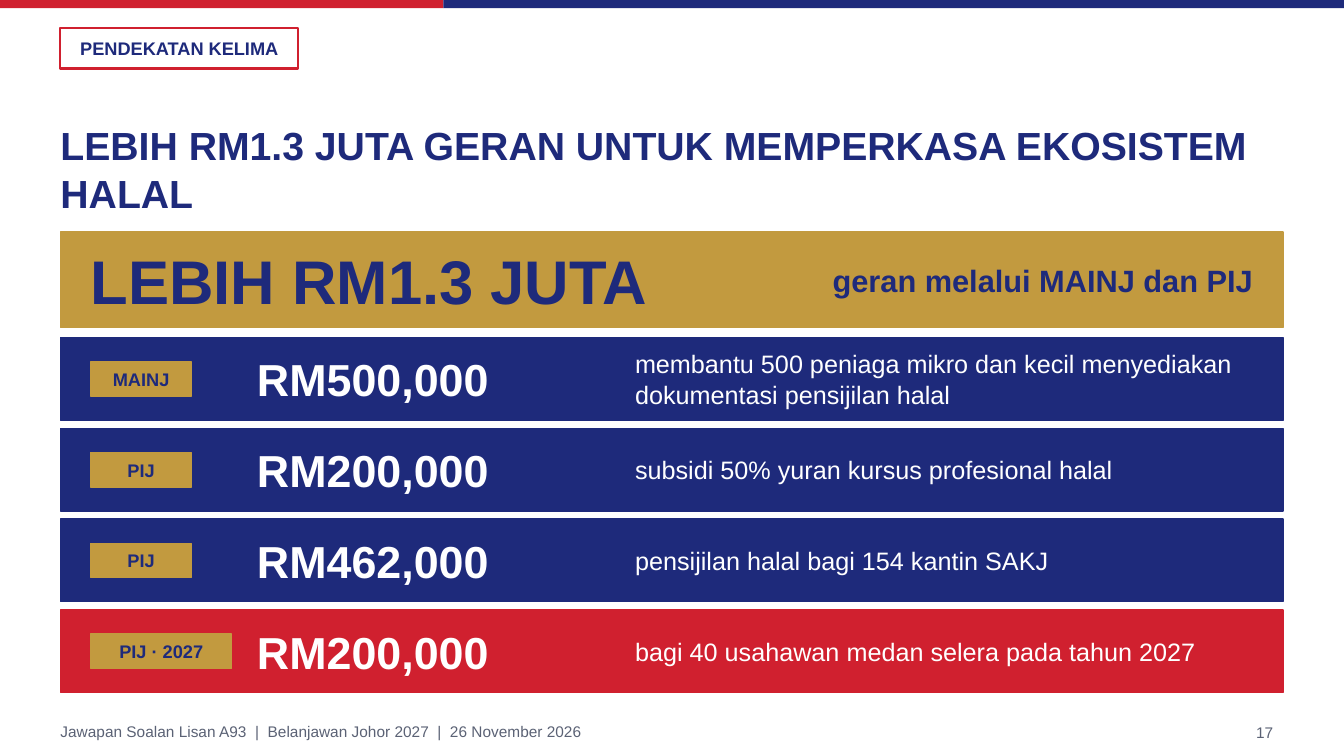
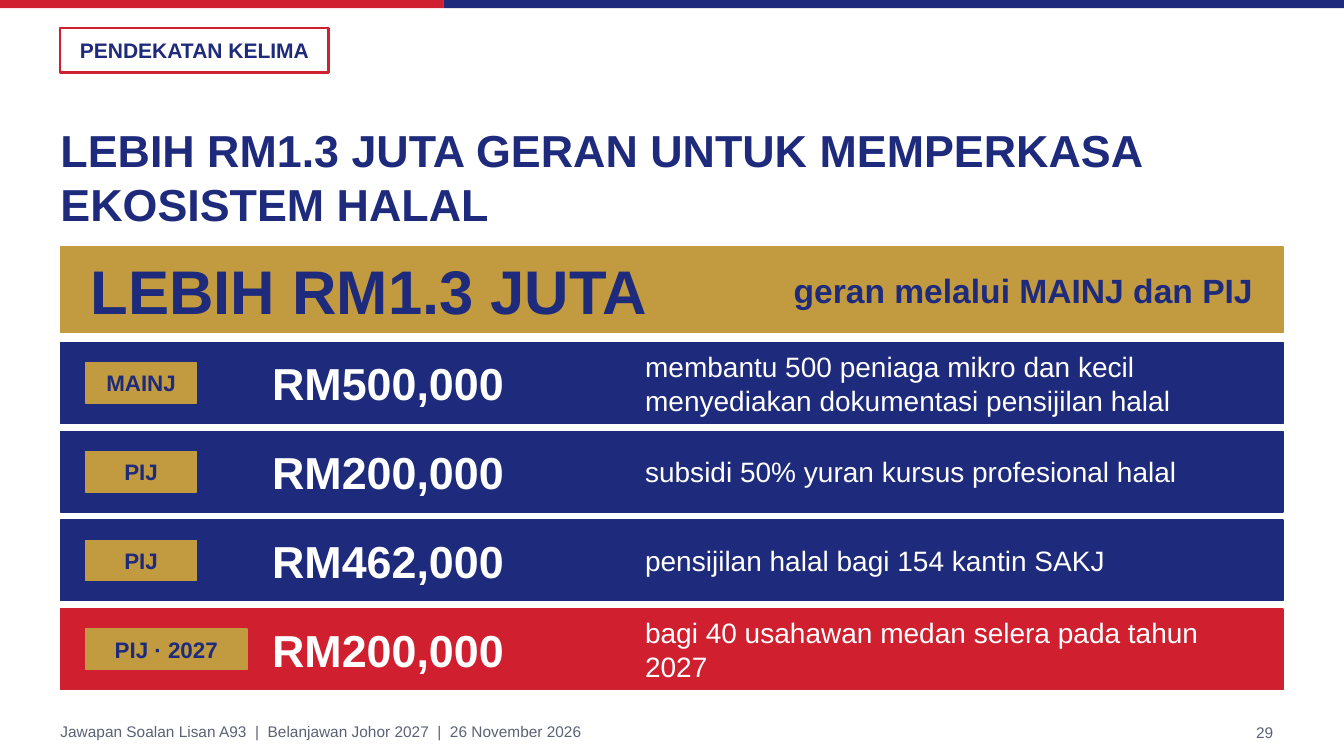
Before and after one commit to nawaljoe/Nawal, a slide deck: slide 29 of slides/A93_Halal_Johor_16x9.pptx (slide 17 before the commit). Drawn at 1344x756 pixels with LibreOffice and Linux fonts; fonts in the diff are those of the drawing; background and template pictures are left out. Boxes give left, top, right and bottom in pixels: in the first picture for what was removed or moved away, otherwise in the second. Text is boxed around its words. In the diff, an @@ line names an element or a change of style, - is before the commit and + after.

```diff
--- a/slides/A93_Halal_Johor_16x9.pptx
+++ b/slides/A93_Halal_Johor_16x9.pptx
@@ text "PENDEKATAN KELIMA" at <box>80,43,308,58</box>: size 13 to 15 pt @@
@@ rectangle: place and size @@
-rectangle at <box>60,28,297,69</box>
+rectangle at <box>60,28,329,73</box>
@@ title "LEBIH RM1.3 JUTA GERAN UNTUK ..." at <box>60,135,1144,222</box>: size 28 to 32 pt @@
@@ rectangle: place and size @@
-rectangle at <box>60,232,1284,328</box>
+rectangle at <box>60,247,1284,333</box>
@@ text "LEBIH RM1.3 JUTA": place and size @@
-text "LEBIH RM1.3 JUTA" at <box>91,261,647,305</box>
+text "LEBIH RM1.3 JUTA" at <box>91,271,647,315</box>
@@ text "geran melalui MAINJ dan PIJ": place and size @@
-text "geran melalui MAINJ dan PIJ" at <box>833,269,1253,297</box>
+text "geran melalui MAINJ dan PIJ" at <box>794,278,1252,310</box>
@@ text "geran melalui MAINJ dan PIJ" at <box>794,278,1252,310</box>: size 22 to 24 pt @@
@@ rectangle: place and size @@
-rectangle at <box>60,338,1284,420</box>
+rectangle at <box>60,343,1284,423</box>
@@ text "RM500,000": place and size @@
-text "RM500,000" at <box>257,364,489,403</box>
+text "RM500,000" at <box>272,368,504,407</box>
@@ size 18 to 20 pt in 4 elements at <box>645,550,1104,576</box>, <box>645,461,1176,488</box>, <box>645,622,1198,678</box>, <box>645,356,1170,416</box> @@
@@ text "membantu 500 peniaga mikro dan ...": place and size @@
-text "membantu 500 peniaga mikro dan ..." at <box>635,354,1232,409</box>
+text "membantu 500 peniaga mikro dan ..." at <box>645,356,1170,416</box>
@@ rectangle: place and size @@
-rectangle at <box>91,362,192,396</box>
+rectangle at <box>86,363,197,403</box>
@@ text "RM200,000": place and size @@
-text "RM200,000" at <box>257,455,489,494</box>
+text "RM200,000" at <box>272,457,504,496</box>
@@ text "subsidi 50% yuran kursus profesional ...": place and size @@
-text "subsidi 50% yuran kursus profesional ..." at <box>635,460,1112,485</box>
+text "subsidi 50% yuran kursus profesional ..." at <box>645,461,1176,488</box>
@@ rectangle: place and size @@
-rectangle at <box>91,453,192,487</box>
+rectangle at <box>86,452,197,492</box>
@@ text "RM462,000": place and size @@
-text "RM462,000" at <box>257,546,489,585</box>
+text "RM462,000" at <box>272,546,504,585</box>
@@ text "pensijilan halal bagi 154 kantin ...": place and size @@
-text "pensijilan halal bagi 154 kantin ..." at <box>635,551,1048,576</box>
+text "pensijilan halal bagi 154 kantin ..." at <box>645,550,1104,576</box>
@@ rectangle: place and size @@
-rectangle at <box>91,543,192,578</box>
+rectangle at <box>86,540,197,581</box>
@@ size 13 to 16 pt in 4 elements at <box>124,553,157,569</box>, <box>124,464,157,480</box>, <box>106,375,175,391</box>, <box>115,642,218,658</box> @@
@@ rectangle: place and size @@
-rectangle at <box>91,634,232,668</box>
+rectangle at <box>86,629,247,669</box>
@@ text "RM200,000": place and size @@
-text "RM200,000" at <box>257,637,489,676</box>
+text "RM200,000" at <box>272,635,504,674</box>
@@ text "bagi 40 usahawan medan selera ...": place and size @@
-text "bagi 40 usahawan medan selera ..." at <box>635,642,1195,666</box>
+text "bagi 40 usahawan medan selera ..." at <box>645,622,1198,678</box>
@@ page number at <box>1256,727,1273,738</box>: text changed @@
-17
+29
```
Also in this commit, not shown: 19 other slides changed, 16 slides added, 3 slides removed, 2 other files.
